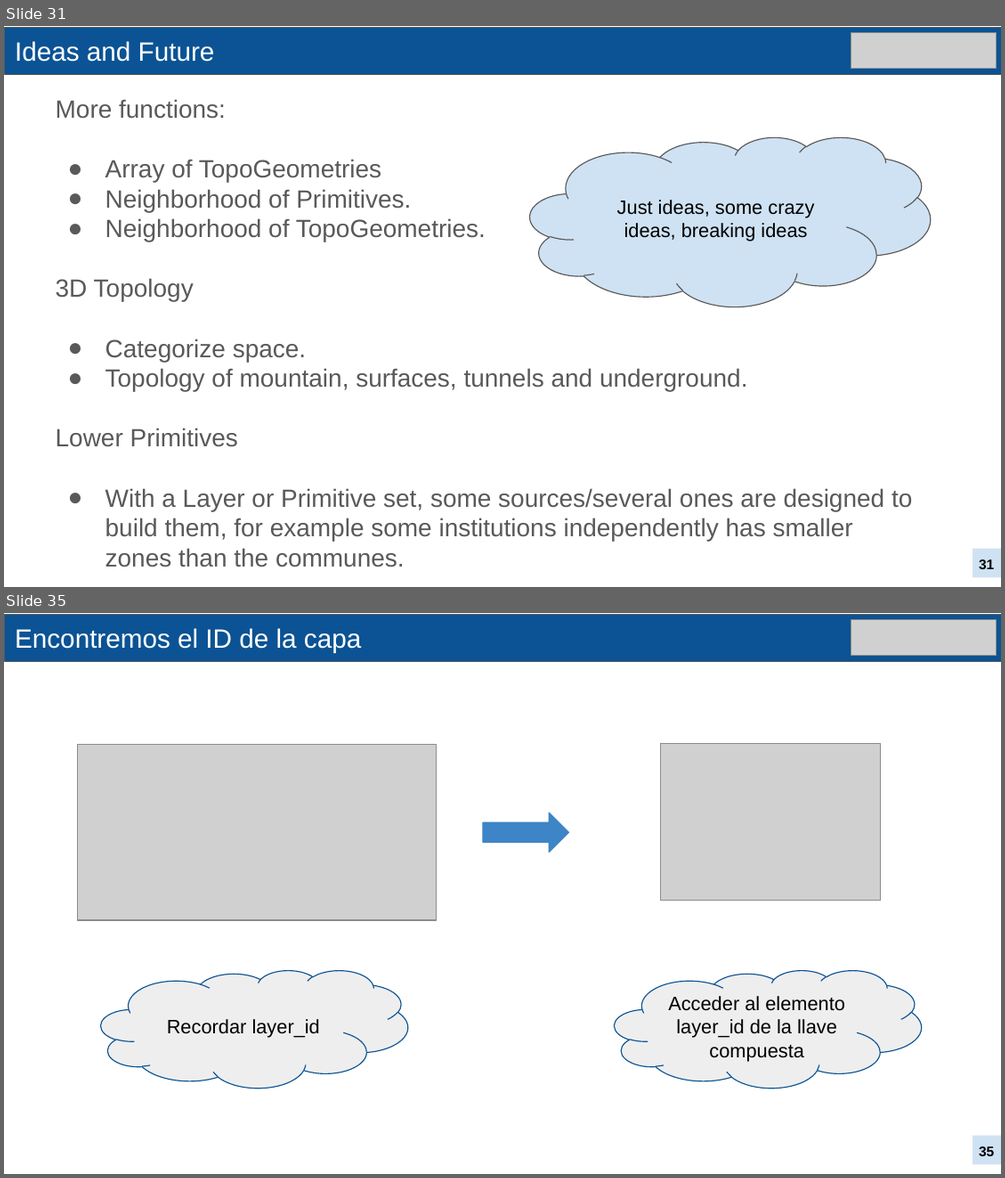
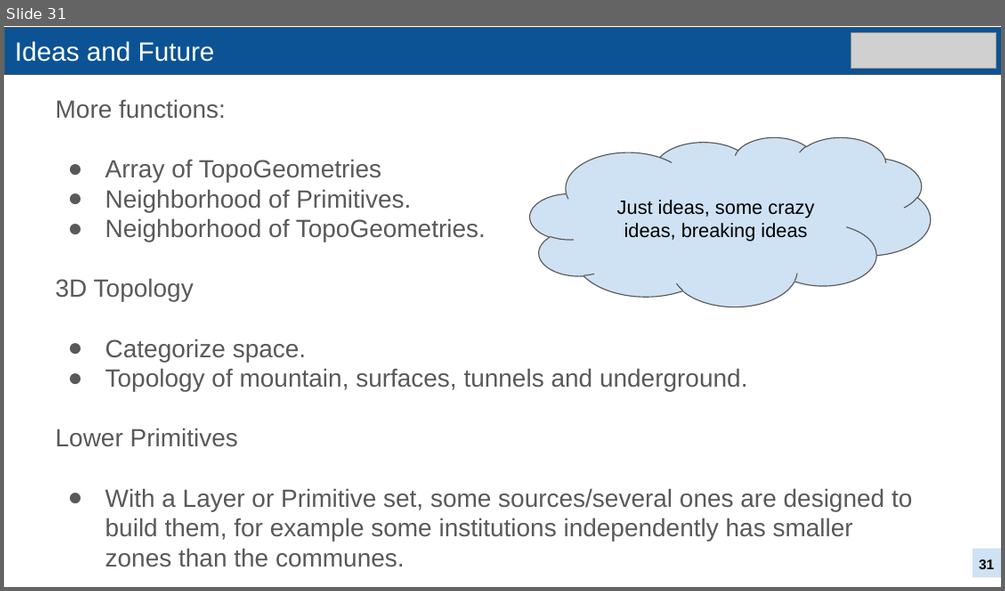
Before and after one commit to CIT-UAI/postgis_topology, a slide deck: Talk Presentation.pptx. Shown one above the other, each under a label of ours: slides 31 and 35 before the commit, slide 31 after it; the slides between them are not shown. The pictures are 1005x1178 and 1005x591 pixels, drawn with LibreOffice and Linux fonts; fonts in the diff are those of the drawing; grey boxes stand for pictures. Boxes give left, top, right and bottom in pixels: in the first picture for what was removed or moved away, otherwise in the second. Text is boxed around its words. In the diff, an @@ line names an element or a change of style, - is before the commit and + after.

```diff
--- a/Talk Presentation.pptx
+++ b/Talk Presentation.pptx
@@ slide 35 removed at (4,613,1001,1174), background #FFFFFF @@
@@ rectangle removed at (5,615,1001,662) @@
@@ title removed at (15,628,361,653) @@
-Encontremos el ID de la capa
@@ picture removed at (851,619,997,655) @@
@@ picture removed at (78,745,436,920) @@
@@ picture removed at (660,744,880,900) @@
@@ right arrow removed at (483,812,568,852) @@
@@ cloud removed at (101,970,408,1087) @@
-Recordar layer_id
@@ cloud removed at (614,970,921,1087) @@
-Acceder al elemento layer_id de la llave compuesta
@@ rectangle removed at (973,1135,1001,1164) @@
@@ page number removed at (979,1146,994,1156) @@
-35
```
Also in this commit, not shown: 14 other slides removed.
